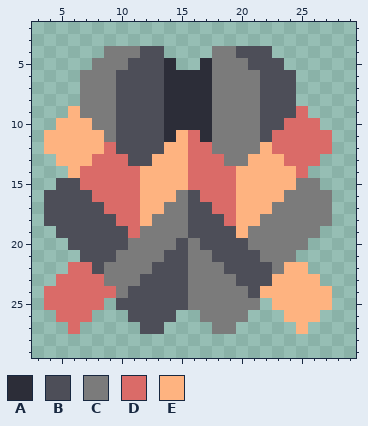
Two states of a pixel-art sprite, sprites/blocks/turrets/3w/3w02.png. Above is the file before it was changed.
The file is 32x32 pixels. Shown: x 3..29, y 2..29.
Palette (. is transparent): A #2c2d38  B #4d4e58  C #7b7b7b  D #da6b68  E #feb380
Pixels before, first column x 4:
 4 .....CCCBB....CCBBB.....
 5 ....CCCBBBA..ACCCBBB....
 6 ...CCCBBBBAAAACCCCBBB...
 7 ...CCCBBBBAAAACCCCBBB...
 8 ...CCCBBBBAAAACCCCBBB...
 9 ..ECCCBBBBAAAACCCCBBBD..
10 .EEECCBBBBAAAACCCCBBDDD.
11 EEEEECBBBBAEDACCCCBDDDDD
12 EEEEEDBBBBEEDDCCCCEDDDDD
13 .EEEDDDBBEEEDDDCCEEEDDD.
14 ..EDDDDDEEEEDDDDEEEEED..
15 .BBDDDDDEEEEDDDDEEEEECC.
16 BBBBDDDDEEECBDDDEEEECCCC
17 BBBBBDDDEECCBBDDEEECCCCC
18 BBBBBBDDECCCBBBDEECCCCCC
19 .BBBBBBDCCCCBBBBECCCCCC.
20 ..BBBBBCCCCBCBBBBCCCCC..
21 ...BBBCCCCBBCCBBBBCCC...
22 ..DDBCCCCBBBCCCBBBBCEE..
23 .DDDDCCCBBBBCCCCBBBEEEE.
24 DDDDDDCBBBBBCCCCCBEEEEEE
25 DDDDD.BBBBBBCCCCCC.EEEEE
26 .DDD...BBBB..CCCC...EEE.
27 ..D.....BB....CC.....E..
Once edited:
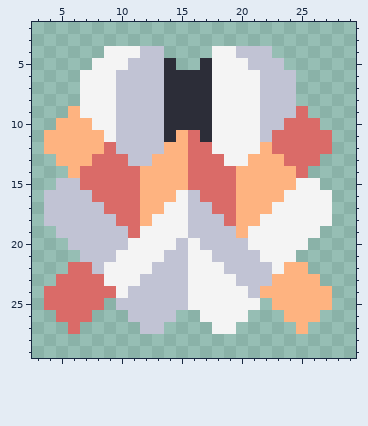
What changed:
{"colour":"B","old":"#4d4e58","new":"#c1c3d4"}
{"colour":"C","old":"#7b7b7b","new":"#f4f4f4"}
{"label":"changed","picture_box":[44,46,332,334]}
